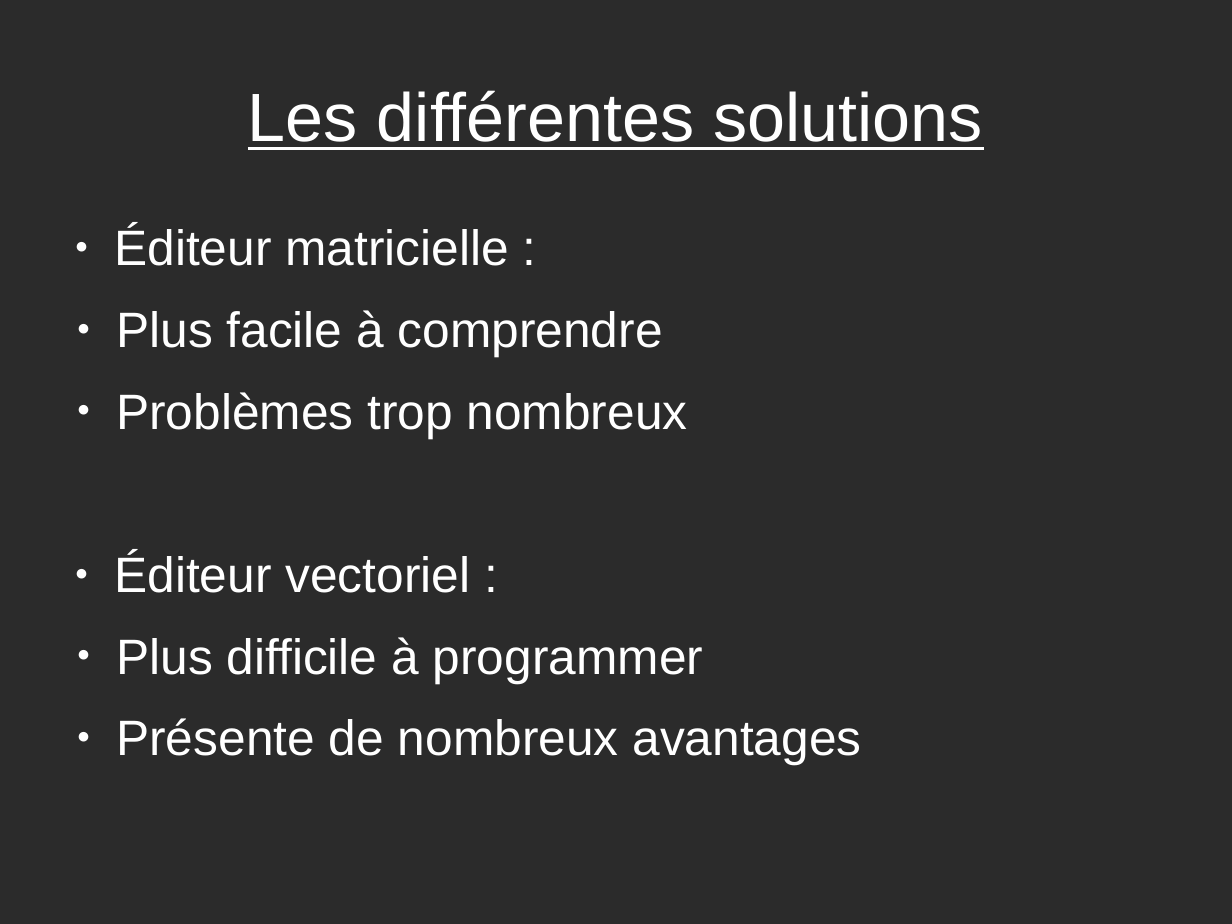
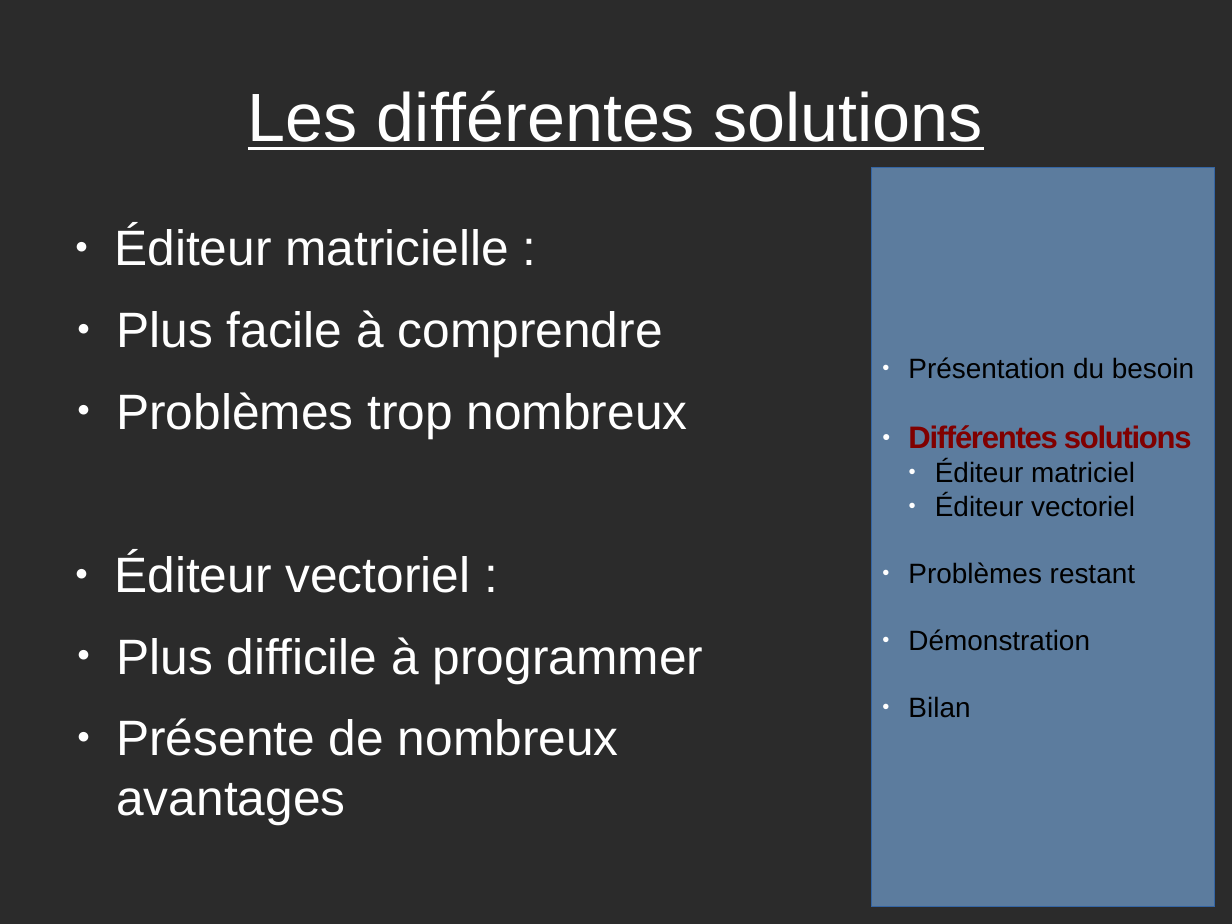
Before and after one commit to VisiteVirtuelle/-diteur-de-maison, a slide deck: slide 5 of Pour présentation/_Diapo de Projet.odp (slide 4 before the commit). Drawn at 1232x924 pixels with LibreOffice and Linux fonts; fonts in the diff are those of the drawing; background and template pictures are left out; a plain dark background stands for a picture behind light text. Boxes give left, top, right and bottom in pixels: in the first picture for what was removed or moved away, otherwise in the second. Text is boxed around its words. In the diff, an @@ line names an element or a change of style, - is before the commit and + after.

```diff
--- a/Pour présentation/_Diapo de Projet.odp
+++ b/Pour présentation/_Diapo de Projet.odp
@@ rectangle added at box(872, 168, 1215, 907), fill #729FCF at 70% opacity, outline #3465A4 0 pt, 18 pt, text #000000 @@
+● Présentation du besoin
+● Différentes solutions
+  ● Éditeur matriciel
+  ● Éditeur vectoriel
+● Problèmes restant
+● Démonstration
+● Bilan
@@ text "Éditeur matricielle :" rewrapped from box(114, 226, 861, 765) to box(114, 226, 703, 756) @@
```
Also in this commit, not shown: 7 other slides changed, 4 slides added, 2 slides removed, 1 other file.
